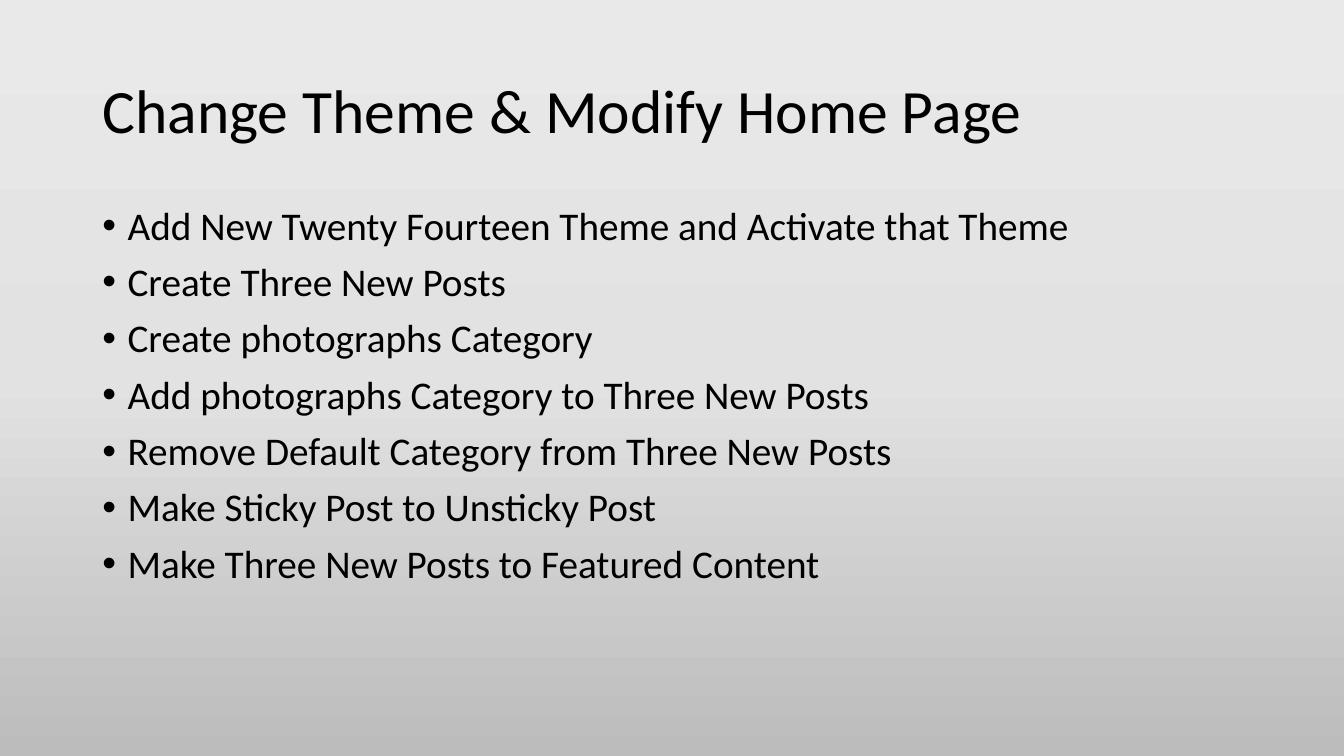
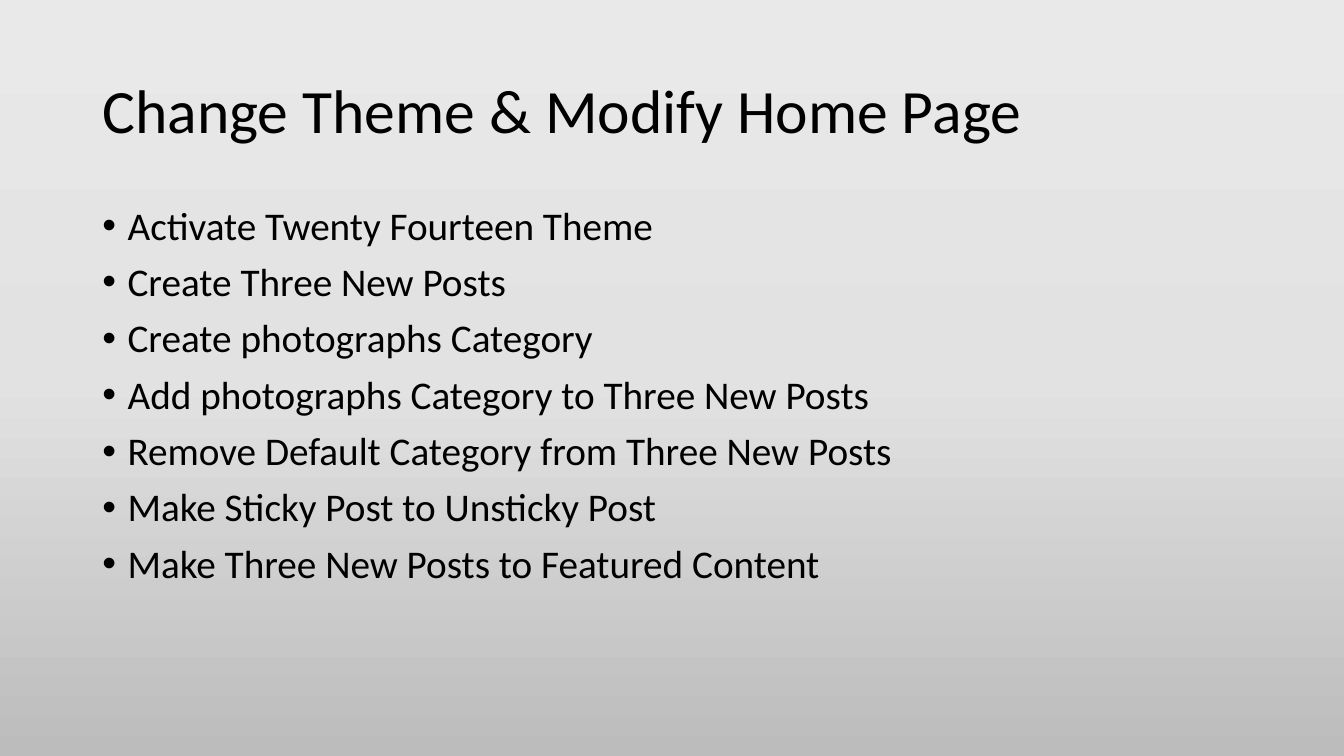
Before and after one commit to min-naing/Wordpress-Tuto-PowerPoint, a slide deck: slide 3 of 4. Building a Blog Style Home Page Site.pptx. Drawn at 1344x756 pixels with LibreOffice and Linux fonts; fonts in the diff are those of the drawing. Boxes give left, top, right and bottom in pixels: in the first picture for what was removed or moved away, otherwise in the second. Text is boxed around its words. In the diff, an @@ line names an element or a change of style, - is before the commit and + after.

Commit message:
Modify Blog Style Home Page Site and add new wordpress security

```diff
--- a/4. Building a Blog Style Home Page Site.pptx
+++ b/4. Building a Blog Style Home Page Site.pptx
@@ text at (128, 212, 653, 247): text changed @@
-• Add New Twenty Fourteen Theme and Activate that Theme
+• Activate Twenty Fourteen Theme
```
Also in this commit, not shown: 1 other slide changed, 2 slides added, 2 other files.
